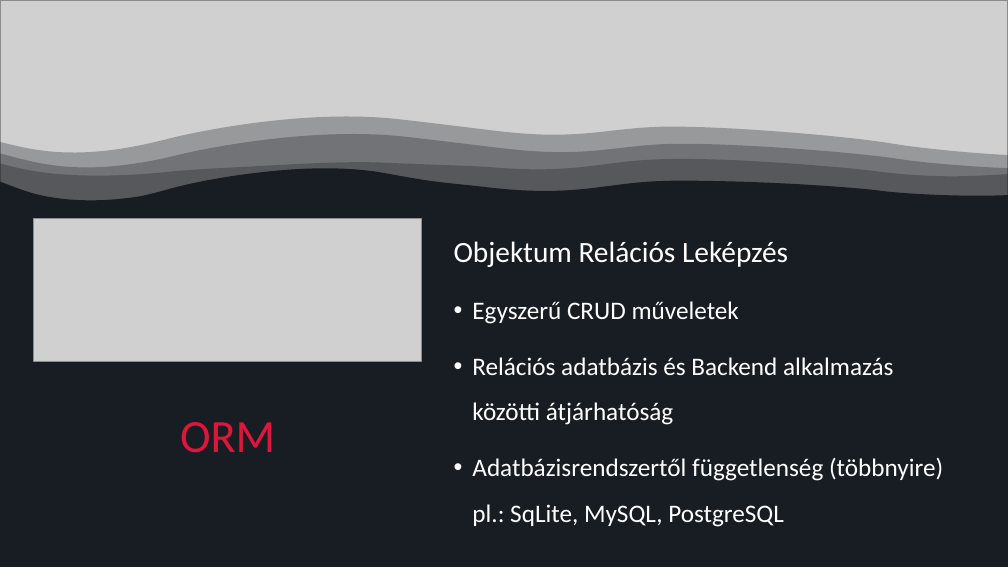
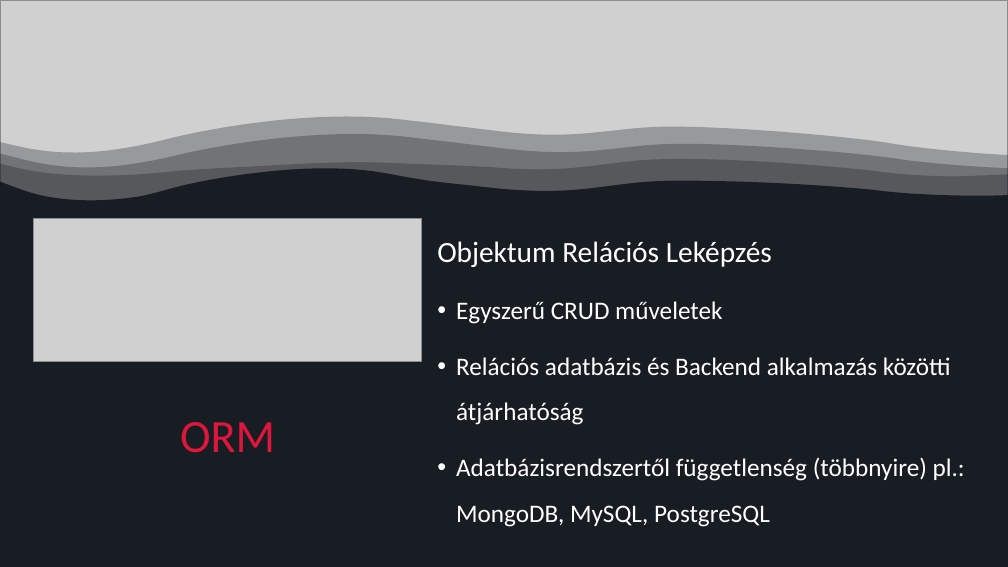
Before and after one commit to ketonBever0/Trefort_Esport, a slide deck: slide 8 of E-sport_portal.pptx. Drawn at 1008x567 pixels with LibreOffice and Linux fonts; fonts in the diff are those of the drawing; grey boxes stand for pictures. Boxes give left, top, right and bottom in pixels: in the first picture for what was removed or moved away, otherwise in the second. Text is boxed around its words. In the diff, an @@ line names an element or a change of style, - is before the commit and + after.

Commit message:
ppt update

```diff
--- a/E-sport_portal.pptx
+++ b/E-sport_portal.pptx
@@ text "Objektum Relációs Leképzés": place and size @@
-text "Objektum Relációs Leképzés" at (454,241,943,527)
+text "Objektum Relációs Leképzés" at (437,241,965,527)
@@ text at (456,457,965,527): text changed @@
-• Adatbázisrendszertől függetlenség (többnyire) pl.: SqLite, MySQL, PostgreSQL
+• Adatbázisrendszertől függetlenség (többnyire) pl.: MongoDB, MySQL, PostgreSQL
```
Also in this commit, not shown: 2 other files.
